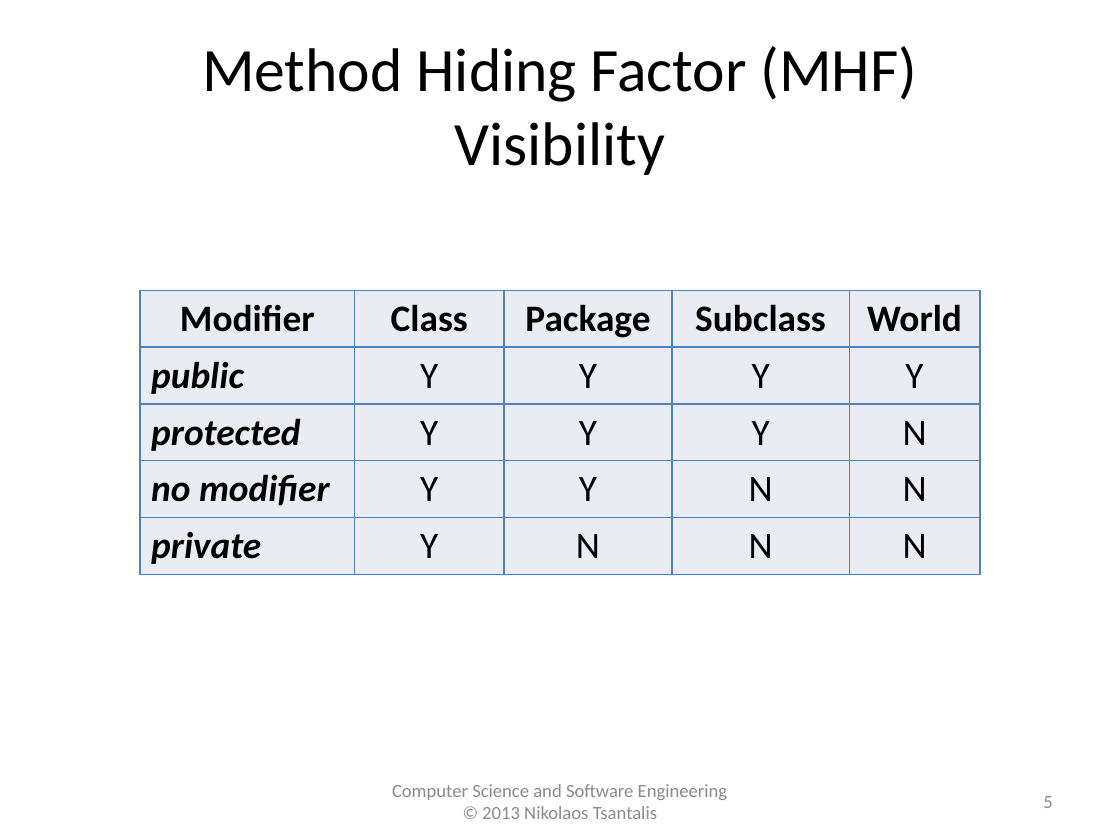
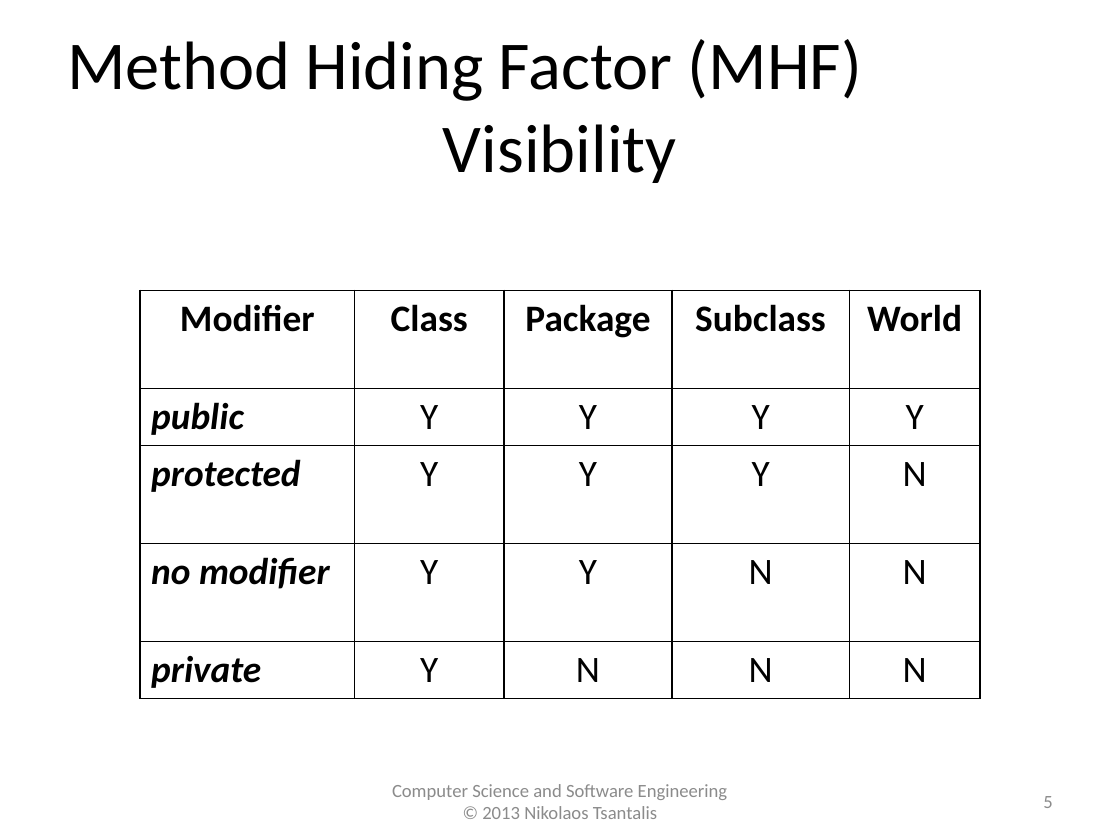
Before and after one commit to tajmilur-rahman/SOEN6611, a slide deck: slide 5 of lectures/lec4/Object-Oriented_Metrics_MOOD.pptx. Drawn at 1120x840 pixels with LibreOffice and Linux fonts; fonts in the diff are those of the drawing. Boxes give left, top, right and bottom in pixels: in the first picture for what was removed or moved away, otherwise in the second. Text is boxed around its words. In the diff, an @@ line names an element or a change of style, - is before the commit and + after.

```diff
--- a/lectures/lec4/Object-Oriented_Metrics_MOOD.pptx
+++ b/lectures/lec4/Object-Oriented_Metrics_MOOD.pptx
@@ text "Method Hiding Factor (MHF) Visibility" at [67,39,862,183]: size 39.6 to 44 pt @@
@@ table at [140,290,980,692] @@
@@ fill #E9EDF4 to none in 25 cells @@
@@ borders changed @@
@@ text "Computer Science and Software Engineering" at [392,784,728,819]: text colour #8C8C8C to #8B8B8B @@
```
Also in this commit, not shown: 14 other slides changed, 9 other files.
